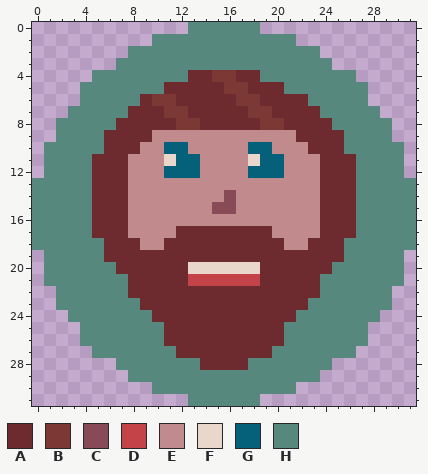
Two versions of one pixel-art sprite, assets/randolf.png. The first picture shows the starting point.
The file is 320x320 pixels, drawn in blocks of 10x10; one block is one cell here.
Palette (. is transparent): A #6d2b2f  B #7c3834  C #884a57  D #c44348  E #c18a8d  F #e9d7cb  G #05617a  H #57887e
Now the later version:
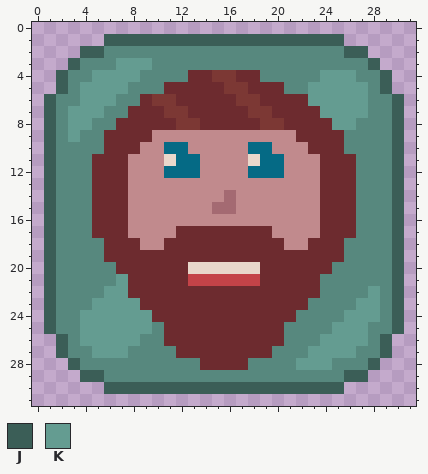
Colours new in this view: J #3b5e57  K #649c91
Message: Update icon/logo
The exact change:
{"colour":"C","old":"#884a57","new":"#a46a72"}
{"colour":"G","old":"#05617a","new":"#056a85"}
{"y":0,"x":13,"old":"HHHHHH","new":"......"}
{"y":1,"x":6,"old":"....HHHHHHHHHHHH....","new":"JJJJJJJJJJJJJJJJJJJJ"}
{"y":2,"x":4,"old":"....","new":"JJHH"}
{"y":2,"x":24,"old":"....","new":"HHJJ"}
{"y":3,"x":3,"old":"....HHH","new":"JHHHKKK"}
{"y":3,"x":25,"old":"....","new":"HHHJ"}
{"y":4,"x":2,"old":"...HHHH","new":"JHHKKKK"}
{"y":4,"x":24,"old":"HHH...","new":"KKKHHJ"}
{"y":5,"x":2,"old":"..HHHH","new":"JHKKKK"}
{"y":5,"x":23,"old":"HHHHH..","new":"KKKKKHJ"}
{"y":6,"x":1,"old":"...HHH","new":"JHHKKK"}
{"y":6,"x":23,"old":"HHHHH...","new":"KKKKKHHJ"}
{"y":7,"x":1,"old":"..HHH","new":"JHKKK"}
{"y":7,"x":24,"old":"HHHH","new":"KKKK"}
{"y":7,"x":29,"old":"..","new":"HJ"}
{"y":8,"x":1,"old":".","new":"J"}
{"y":8,"x":3,"old":"HH","new":"KK"}
{"y":8,"x":25,"old":"HH","new":"KK"}
{"y":8,"x":30,"old":".","new":"J"}
{"y":9,"x":1,"old":".","new":"J"}
{"y":9,"x":3,"old":"H","new":"K"}
{"y":9,"x":30,"old":".","new":"J"}
{"y":10,"x":1,"old":"H","new":"J"}
{"y":10,"x":30,"old":"H","new":"J"}
{"y":11,"x":1,"old":"H","new":"J"}
{"y":11,"x":30,"old":"H","new":"J"}
{"y":12,"x":1,"old":"H","new":"J"}
{"y":12,"x":30,"old":"H","new":"J"}
{"y":13,"x":0,"old":"HH","new":".J"}
{"y":13,"x":30,"old":"HH","new":"J."}
{"y":14,"x":0,"old":"HH","new":".J"}
{"y":14,"x":30,"old":"HH","new":"J."}
{"y":15,"x":0,"old":"HH","new":".J"}
{"y":15,"x":30,"old":"HH","new":"J."}
{"y":16,"x":0,"old":"HH","new":".J"}
{"y":16,"x":30,"old":"HH","new":"J."}
{"y":17,"x":0,"old":"HH","new":".J"}
{"y":17,"x":30,"old":"HH","new":"J."}
{"y":18,"x":0,"old":"HH","new":".J"}
{"y":18,"x":30,"old":"HH","new":"J."}
{"y":19,"x":1,"old":"H","new":"J"}
{"y":19,"x":30,"old":"H","new":"J"}
{"y":20,"x":1,"old":"H","new":"J"}
{"y":20,"x":30,"old":"H","new":"J"}
{"y":21,"x":1,"old":"H","new":"J"}
{"y":21,"x":7,"old":"H","new":"K"}
{"y":21,"x":30,"old":"H","new":"J"}
{"y":22,"x":1,"old":".","new":"J"}
{"y":22,"x":6,"old":"HH","new":"KK"}
{"y":22,"x":28,"old":"H","new":"K"}
{"y":22,"x":30,"old":".","new":"J"}
{"y":23,"x":1,"old":".","new":"J"}
{"y":23,"x":5,"old":"HHHH","new":"KKKK"}
{"y":23,"x":27,"old":"HH","new":"KK"}
{"y":23,"x":30,"old":".","new":"J"}
{"y":24,"x":1,"old":"..","new":"JH"}
{"y":24,"x":4,"old":"HHHHHH","new":"KKKKKK"}
{"y":24,"x":26,"old":"HHH..","new":"KKKHJ"}
{"y":25,"x":1,"old":"...HHHHHH","new":"JHHKKKKKK"}
{"y":25,"x":25,"old":"HHH...","new":"KKKHHJ"}
{"y":26,"x":2,"old":"..HHHHH","new":"JHKKKKK"}
{"y":26,"x":24,"old":"HHHH..","new":"KKKKHJ"}
{"y":27,"x":2,"old":"...HHH","new":"JHHKKK"}
{"y":27,"x":23,"old":"HHHH...","new":"KKKKHHJ"}
{"y":28,"x":3,"old":"....","new":"JHHH"}
{"y":28,"x":22,"old":"HHH....","new":"KKKHHHJ"}
{"y":29,"x":4,"old":"....","new":"JJHH"}
{"y":29,"x":24,"old":"....","new":"HHJJ"}
{"y":30,"x":6,"old":"....HHHHHHHHHHHH....","new":"JJJJJJJJJJJJJJJJJJJJ"}
{"y":31,"x":13,"old":"HHHHHH","new":"......"}
{"label":"changed","picture_box":[32,22,416,406]}
